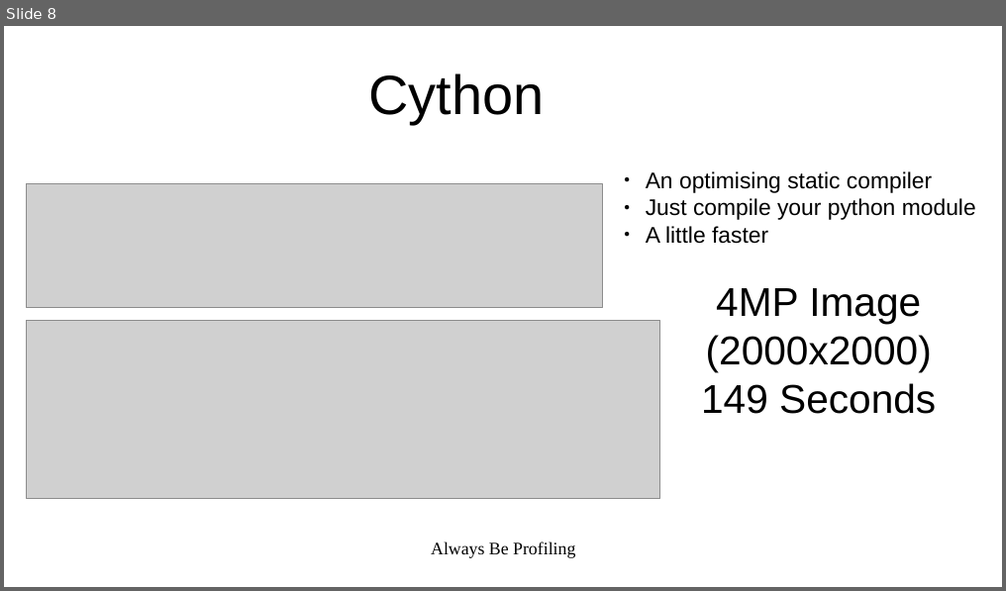
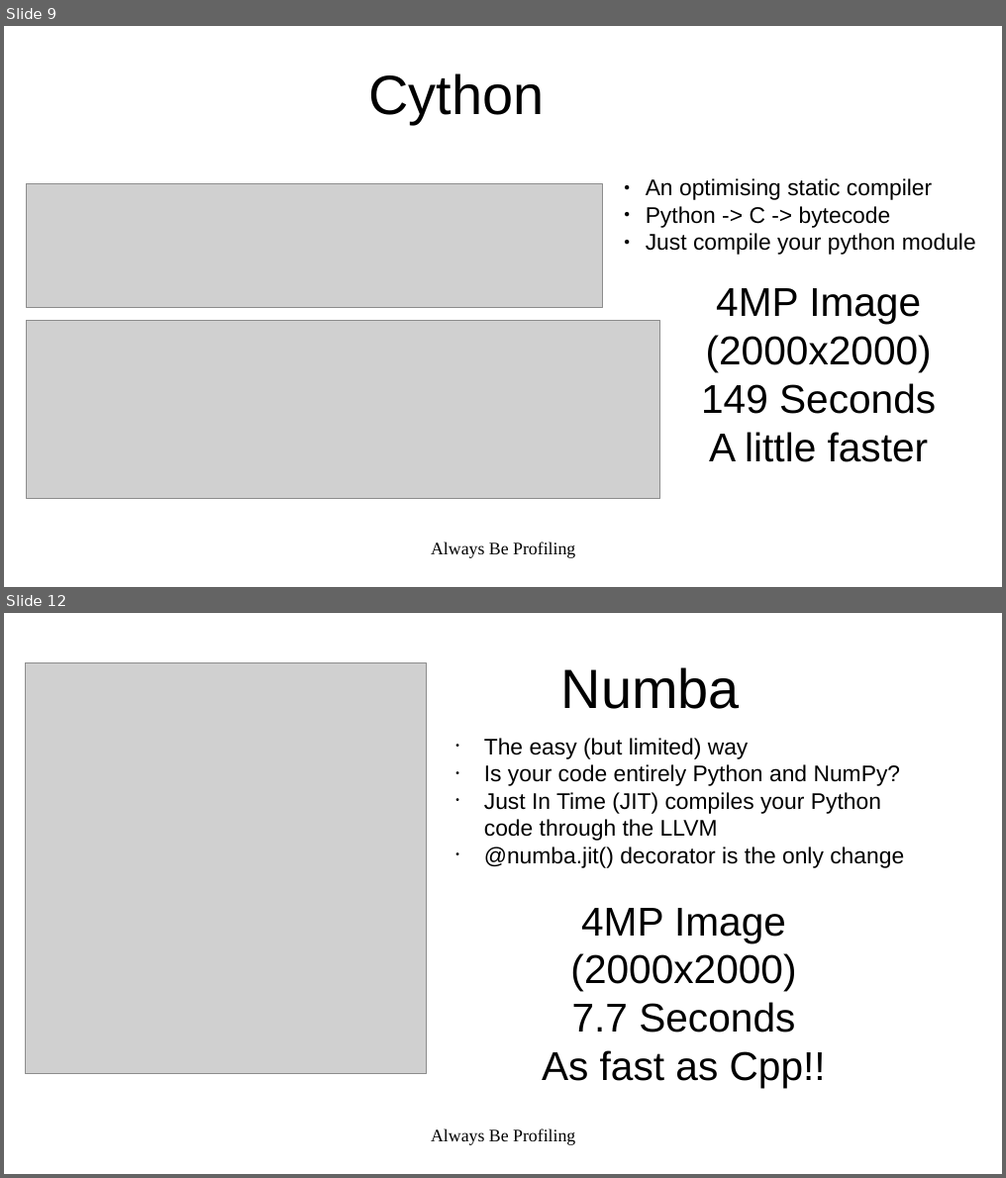
Before and after one commit to calvinloveland/performant-python, a slide deck: Docs/PerformantPython.odp. Shown one above the other, each under a label of ours: slide 8 before the commit, slides 9 and 12 after it; the slides between them are not shown. The pictures are 1006x591 and 1006x1178 pixels, drawn with LibreOffice and Linux fonts; fonts in the diff are those of the drawing; grey boxes stand for pictures. Boxes give left, top, right and bottom in pixels: in the first picture for what was removed or moved away, otherwise in the second. Text is boxed around its words. In the diff, an @@ line names an element or a change of style, - is before the commit and + after.

```diff
--- a/Docs/PerformantPython.odp
+++ b/Docs/PerformantPython.odp
@@ slide 12 added at [4,613,1002,1174], background #FFFFFF @@
@@ picture added at [25,663,427,1074] @@
@@ title added at [561,667,740,709], 44 pt, text #000000 @@
+Numba
@@ text added at [484,738,904,868], 18 pt, text #000000 @@
+• The easy (but limited) way
+• Is your code entirely Python and NumPy?
+• Just In Time (JIT) compiles your Python code through the LLVM
+• @numba.jit() decorator is the only change
@@ text added at [542,908,826,1088], 32 pt, text #000000 @@
+4MP Image (2000x2000)
+7.7 Seconds
+As fast as Cpp!!
@@ text added at [431,1129,575,1146], 14 pt, text #000000 @@
+Always Be Profiling
@@ what was slide 8 is now slide 9 @@
@@ slide 9 changed as well @@
@@ text "An optimising static compiler": place and size @@
-text "An optimising static compiler" at [646,172,976,244]
+text "An optimising static compiler" at [646,178,976,255]
@@ text at [646,178,976,255]: indent changed @@
@@ text at [646,206,891,228]: paragraph added @@
+● Python -> C -> bytecode
@@ text at [646,226,768,244]: paragraph removed @@
-● A little faster
@@ text at [709,432,929,463]: paragraph added @@
+A little faster
```
Also in this commit, not shown: 5 other slides changed, 4 other slides added, 2 slides removed, 1 other file.
